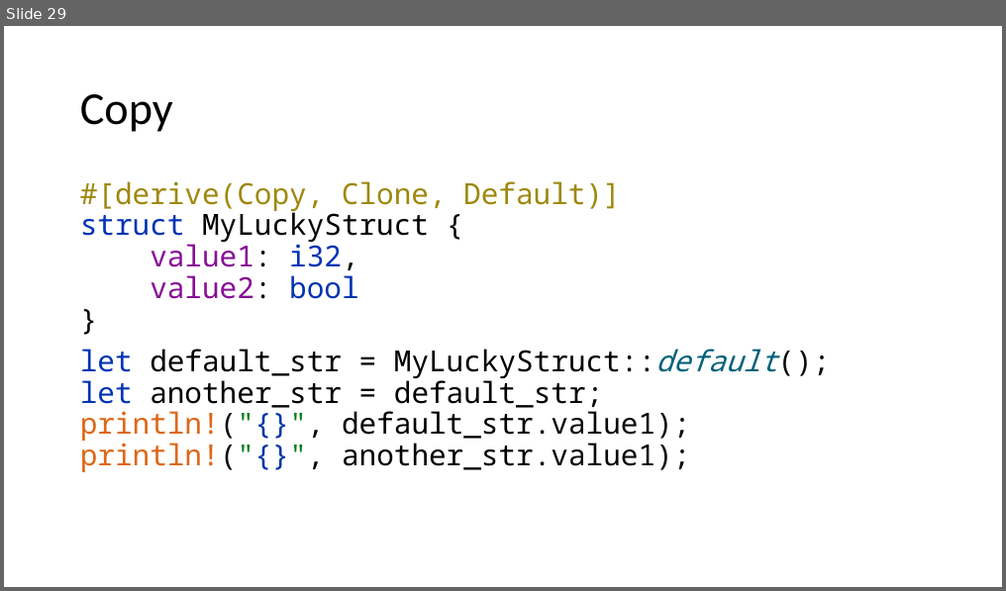
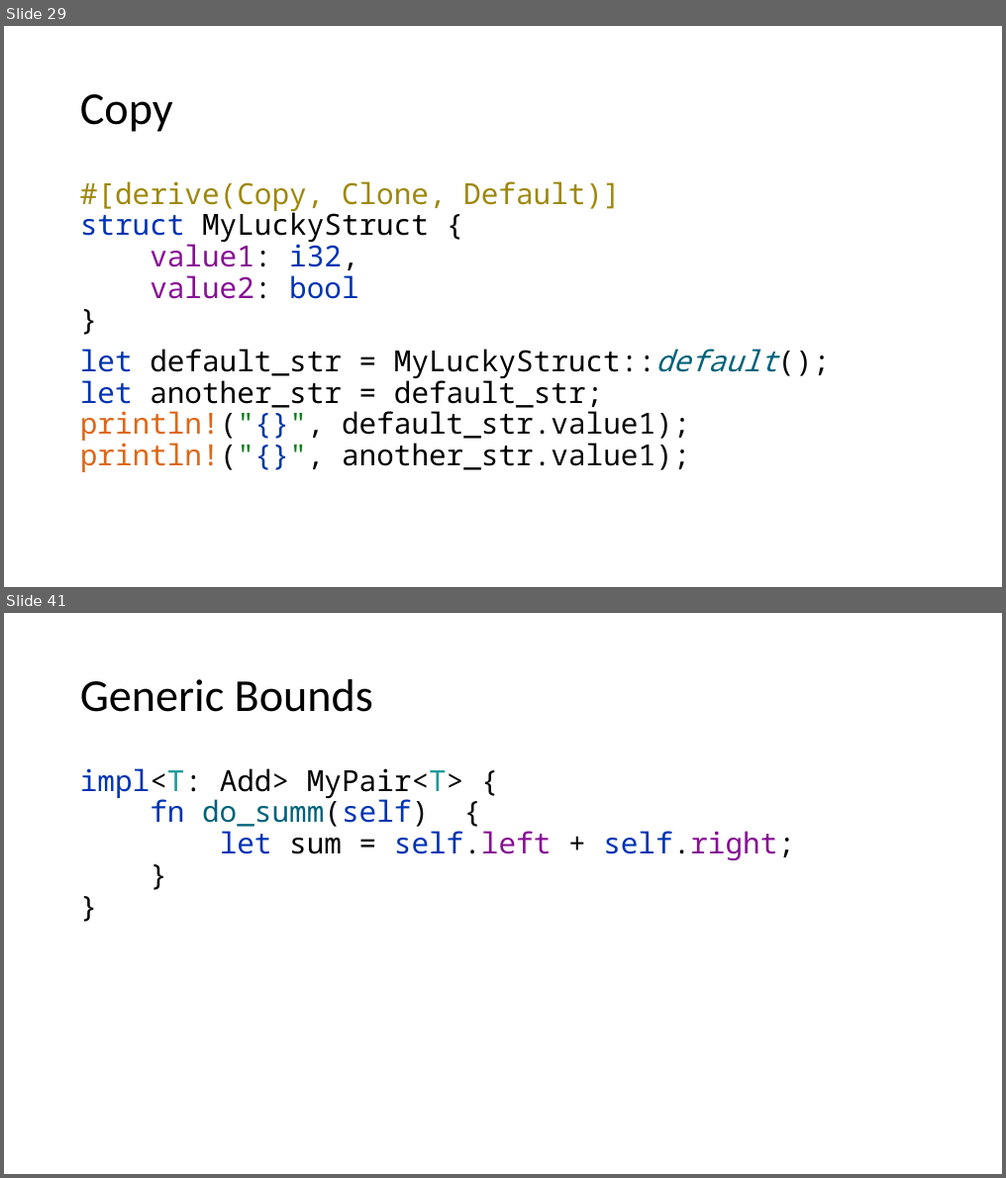
Before and after one commit to kugushev/course-rust-basics, a slide deck: src/03-BuildingBlocks/03-BuildingBlocks.pptx. Shown one above the other, each under a label of ours: slide 29 before the commit, slides 29 and 41 after it; the slides between them are not shown. The pictures are 1006x591 and 1006x1178 pixels, drawn with LibreOffice and Linux fonts; fonts in the diff are those of the drawing. Boxes give left, top, right and bottom in pixels: in the first picture for what was removed or moved away, otherwise in the second. Text is boxed around its words. In the diff, an @@ line names an element or a change of style, - is before the commit and + after.

```diff
--- a/src/03-BuildingBlocks/03-BuildingBlocks.pptx
+++ b/src/03-BuildingBlocks/03-BuildingBlocks.pptx
@@ slide 41 added at (x1=4, y1=613, x2=1002, y2=1174), background #FFFFFF @@
@@ title added at (x1=80, y1=679, x2=373, y2=712), 44 pt, text #000000 @@
+Generic Bounds
@@ text added at (x1=80, y1=768, x2=795, y2=861), 28 pt, text #0033B3 @@
+impl<T: Add> MyPair<T> {
+fn do_summ(self) {
+let sum = self.left + self.right;
+}
+}
```
Also in this commit, not shown: 16 other slides added.
